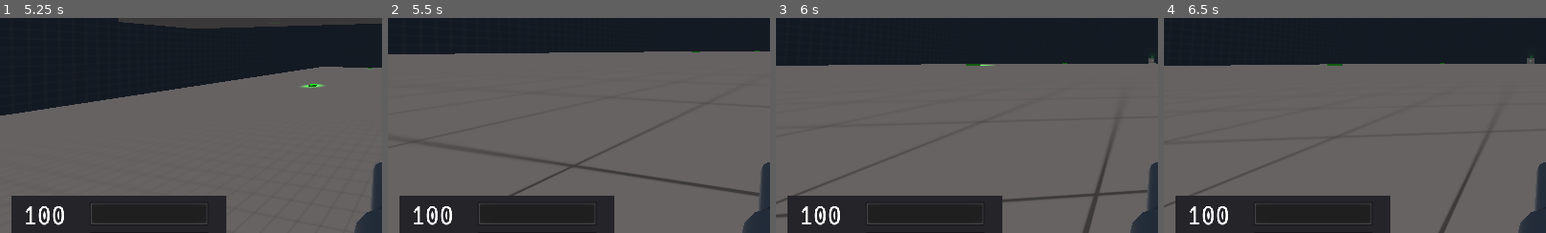
Above: before the commit, frames 1-4 (left to right).
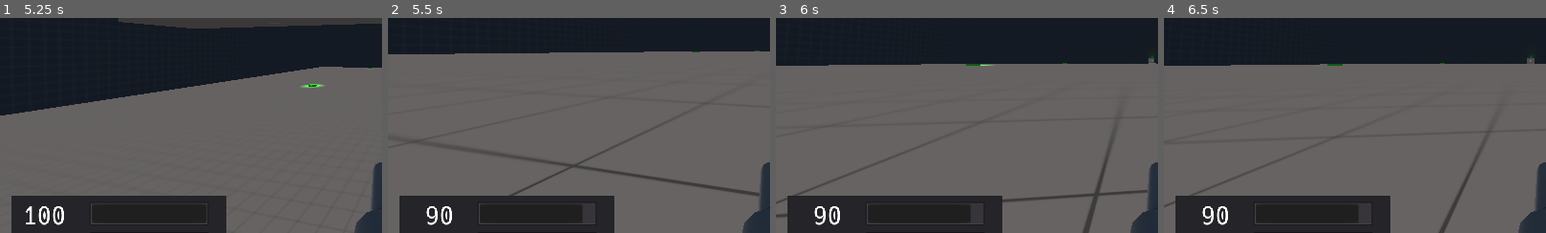
Above: after the commit, the same moments.

Repository: duckinator/keress
Game: Godot game, scene res://levels/Level_003.tscn
Same seed, same stepped clock (60 frames per second), same inputs: the game is played once before the commit and once after it. This scene is started directly instead of the project's main scene.
Inputs (mouse positions are % of the whole screen's width and height, from its top left):
- Up to frame 1 (5.25 s): tap Enter (ui_accept) at 0.5 s; move the mouse to (49, 52) at 0.52 s; press the mouse at (49, 52) at 0.53 s; hold W (movement_forward) 0.53-2.78 s; tap Space (movement_jump) at 0.77, 1.52, 3.02, 3.77, 4.52 s; move the mouse to (57, 51) at 1.27 s; release the mouse at (57, 51) at 1.28 s; right-click (57, 51) at 1.35 s; move the mouse to (42, 49) at 2.02 s; tap Shift (movement_crouch) at 2.1 s; move the mouse to (51, 50) at 2.77 s; hold A (movement_left) 2.78-3.53 s; tap Tab (quick_switch_item) at 2.85 s; move the mouse to (46, 48) at 3.52 s; hold 1 3.53-4.28 s; hold W (movement_forward) from 3.53 s (still down); move the mouse to (55, 50) at 4.27 s; tap 2 at 4.35 s; move the mouse to (45, 50) at 5.02 s; hold 3 from 5.03 s (still down)
- Up to frame 2 (5.5 s): keep holding W (movement_forward); keep holding 3
- Up to frame 3 (6 s): move the mouse to (52, 48) at 5.77 s; release W (movement_forward) at 5.78 s; release 3 at 5.78 s; hold D (movement_right) from 5.78 s (still down); tap 4 at 5.85 s
- Up to frame 4 (6.5 s): keep holding D (movement_right); tap Space (movement_jump) at 6.02 s
The pictures show only the part of the screen within x 0-50%, y 42-92%; the shares and areas given below are measured in that part.

Frame 1 is identical in both runs. In frame 2, 0.4% of the frame differs, in the area x 6-54%, y 87-97%; in frame 3, 0.4%; in frame 4, 0.4%.

Commit message:
Enable fall damage.

Diff:
--- a/src/player/Player.gd
+++ b/src/player/Player.gd
@@ -1,6 +1,6 @@
 extends KinematicBody
 
-var fall_damage_enabled = false
+var fall_damage_enabled = true
 const WALLRUN_FALL_MULTIPLIER = 0.75
 const WALLRUN_SPEED_MULTIPLIER = 2
 const WALLRUN_ACCEL_MULTIPLIER = 8
